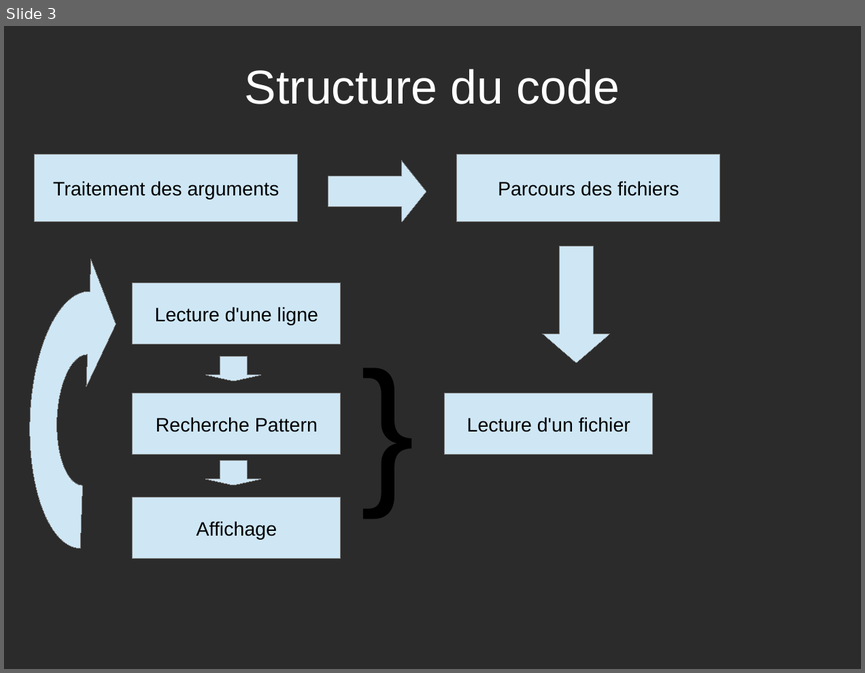
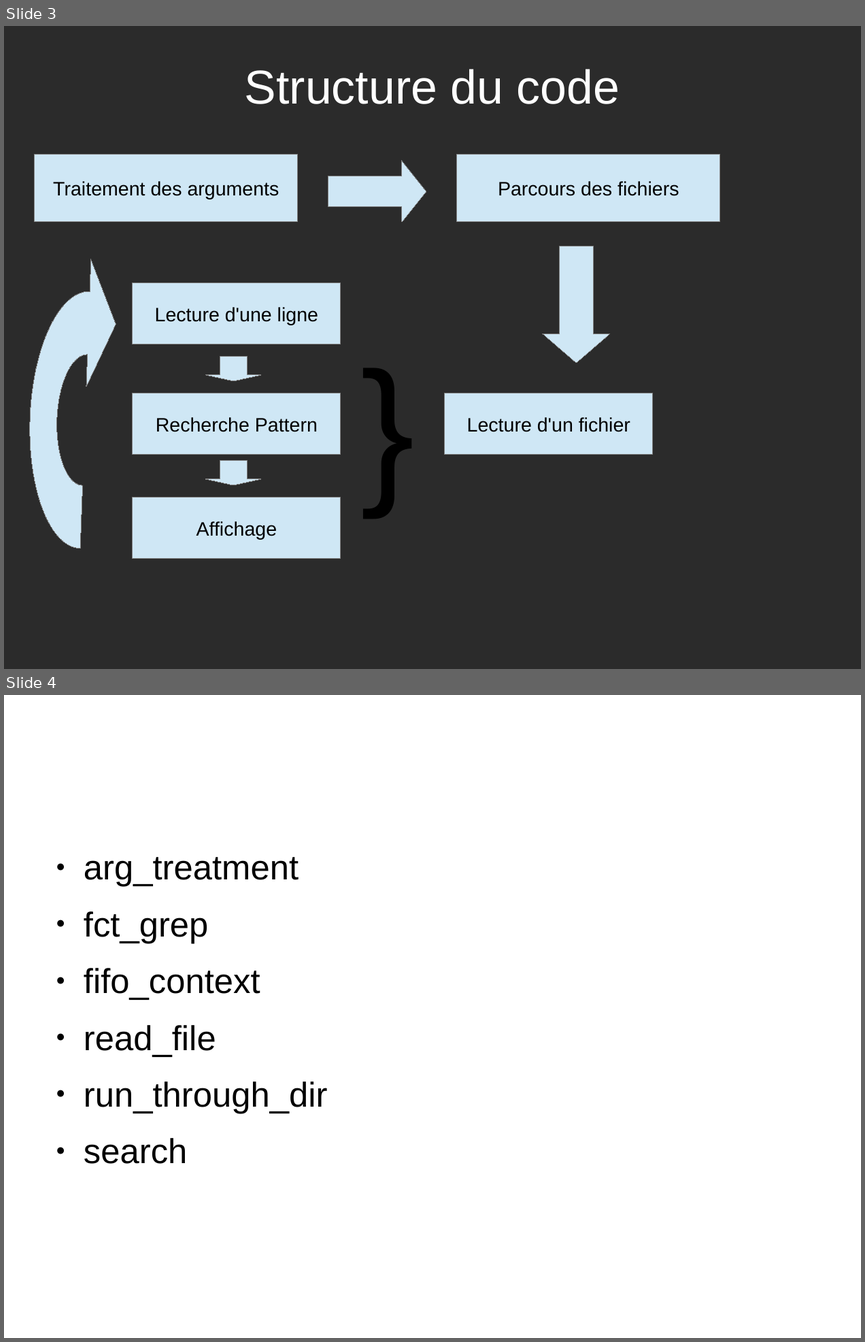
Before and after one commit to HugoPoi/grep, a slide deck: doc/presentation_grep.odp. Shown one above the other, each under a label of ours: slide 3 before the commit, slides 3 and 4 after it. The pictures are 865x673 and 865x1342 pixels, drawn with LibreOffice and Linux fonts; fonts in the diff are those of the drawing; background and template pictures are left out; a plain dark background stands for a picture behind light text. Boxes give left, top, right and bottom in pixels: in the first picture for what was removed or moved away, otherwise in the second. Text is boxed around its words. In the diff, an @@ line names an element or a change of style, - is before the commit and + after.

```diff
--- a/doc/presentation_grep.odp
+++ b/doc/presentation_grep.odp
@@ slide 4 added at [4, 695, 861, 1338], background picture (left out) @@
@@ title added at [47, 721, 818, 787], 44 pt, text #FFFFFF @@
+Fichiers
@@ text added at [84, 857, 328, 1164], 32 pt, text #000000 @@
+● arg_treatment
+● fct_grep
+● fifo_context
+● read_file
+● run_through_dir
+● search
```
Also in this commit, not shown: 1 other slide added, 1 other file.
